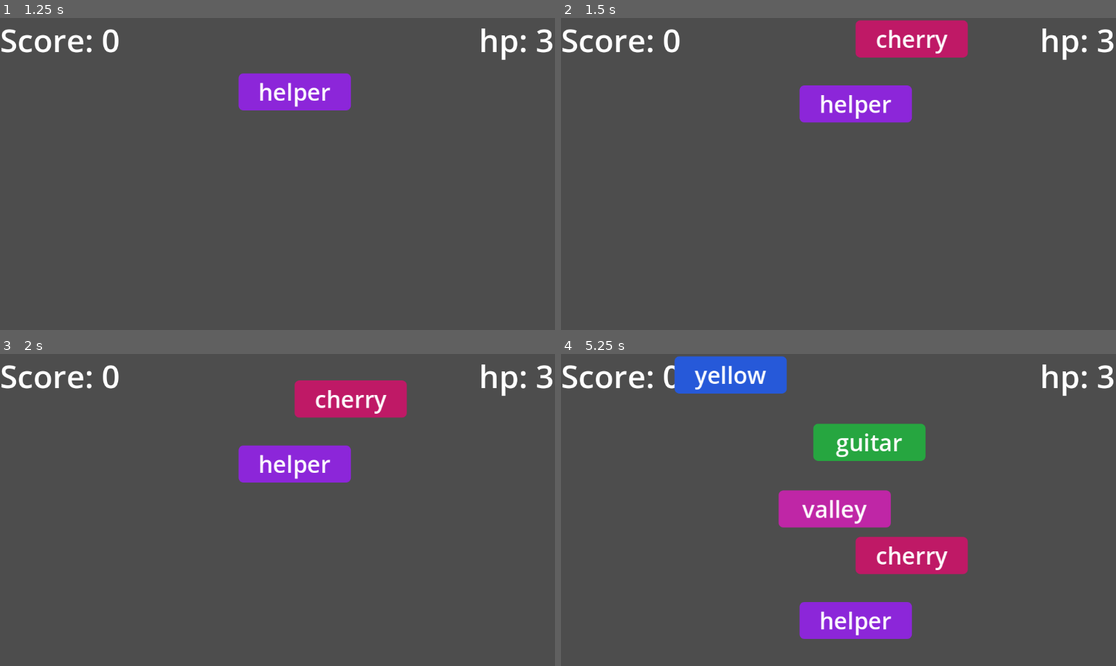
Above: before the commit, frames 1-4 (two rows, left to right).
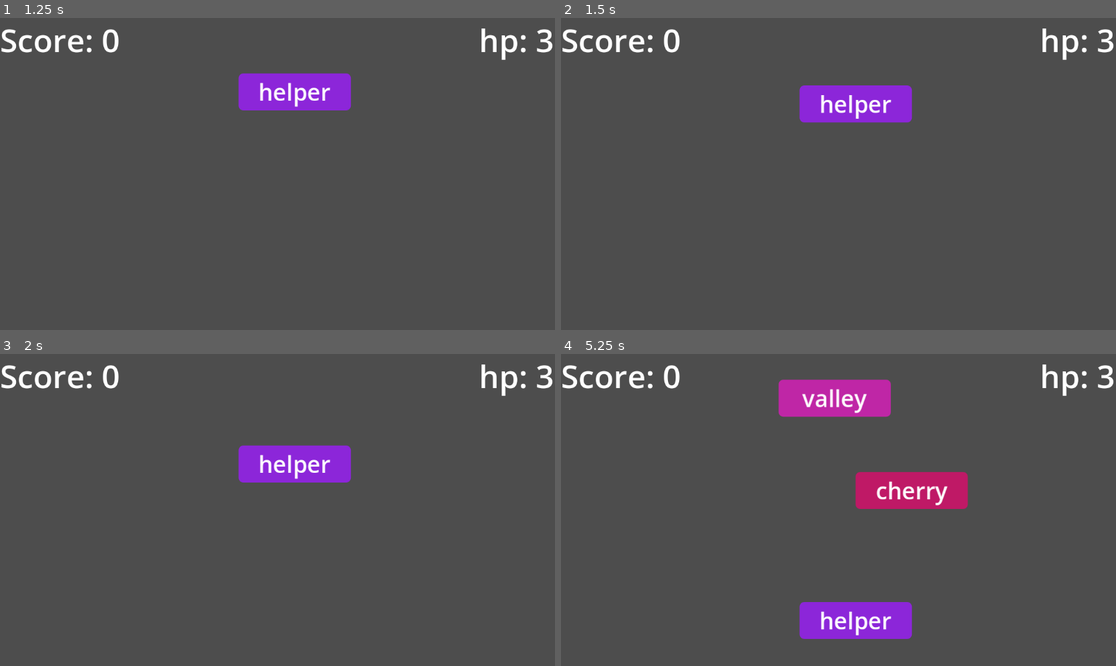
Above: after the commit, the same moments.

Repository: HuLunTunTao/godot_typing
Game: Godot game, scene res://Pages/MainPage.tscn
Two runs of this game, one before a commit and one after it. Both use one fixed random seed, a clock stepped at 60 frames per second and the inputs below.
Inputs:
- Up to frame 1 (1.25 s): tap Enter at 0.5 s
- Up to frame 2 (1.5 s): no input
- Up to frame 3 (2 s): no input
- Up to frame 4 (5.25 s): no input

Frame 1 is identical in both runs. In frame 2, 2.4% of the frame differs, in the area x 53-74%, y 0-13%; in frame 3, 2.4%; in frame 4, 14%, in the area x 20-74%, y 0-71%.

Commit message:
调整卡片生成时间

Diff:
--- a/Pages/main_page.gd
+++ b/Pages/main_page.gd
@@ -11,8 +11,8 @@
 @onready var word_generation_timer: Timer = $WordGenerationTimer
 
 
-var time_delta_min:float=0.5
-var time_delta_max:float=1.5
+var time_delta_min:float=1
+var time_delta_max:float=3
 
 var hp:int=3:
 	get:
